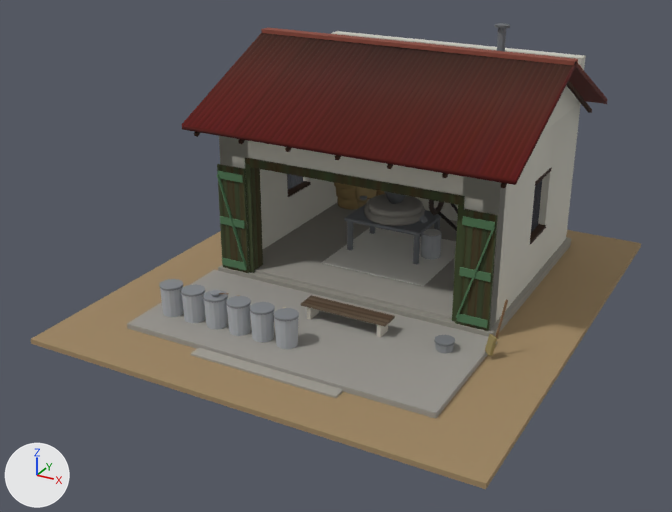
Renders of the glTF model public/assets/models/atta_chakki_v2.glb from each side of a commit.
The view is the same before and after, from a 50 mm camera at (7.91, -14.91, 8.45) aimed at (-0.27, -0.04, 1.01). Arrows for +X, +Y and +Z are at lower left; the lights stay in place. The picture after the commit comes second. Where no turn or scale is listed for an object, it has been applied to the vertices. Vertices at exactly the same position are counted once.

In view in the first picture: 'hb_main', 'hb_metal', 'hb_props', 'hb_tin'.
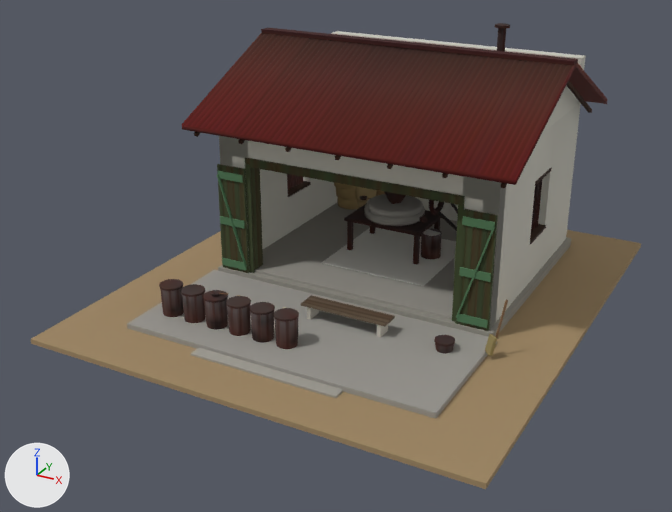
Pixel boxes (x1, y1, x2, y2) of what changed, in the pictures (672 x 512 px):
part 1 of me_bar, reshaped
    before: (345, 180, 542, 259)
    after: (344, 180, 542, 265)
part 2 of me_bar, reshaped
    before: (161, 288, 299, 348)
    after: (160, 287, 299, 349)
part 3 of me_bar, reshaped
    before: (291, 175, 303, 188)
    after: (287, 174, 303, 190)
part 4 of me_bar, reshaped (mostly hidden before)
    before: (497, 28, 499, 51)
    after: (261, 28, 578, 65)
part 5 of me_bar, recoloured
    both: (159, 23, 510, 354)

What the commit changed:
me_bar is used by ob_hb_metal; location (0.0, 0.85, 2.62); scale (3.45, 3.45, 3.45).
me_bar had 1211 vertices, 2178 faces and spanned x -1.0..1.0, y -0.95..0.95, z -0.76..0.76.
me_bar now has 5038 vertices, 9834 faces and spans x -1.0..1.0, y -0.95..0.95, z -0.76..0.76.
me_bar part 1: 33 vertices moved within x -0.32..0.83, y 0.29..0.65, z -0.69..-0.41; 1 vertex removed from x -0.32, y 0.66, z -0.49; 1710 vertices added at x -0.32..0.84, y 0.29..0.89, z -0.69..0.0.
me_bar part 2: 31 vertices moved within x -0.84..0.02, y -0.95..-0.82, z -0.73..-0.56; 1512 vertices added at x -0.84..0.03, y -0.95..-0.82, z -0.73..-0.56.
me_bar part 3: 8 vertices moved within x -0.83..-0.82, y 0.39..0.62, z -0.41; 336 vertices added at x -0.84..-0.82, y 0.39..0.62, z -0.41..-0.06.
me_bar part 4: 3 vertices moved within x 0.51, y 0.6..0.64, z 0.41..0.75; 270 vertices added at x -1.0..1.0, y 0.44..0.65, z 0.41..0.75.
me_bar part 5: 1233 kept faces spanning x -0.85..0.78, y -0.95..0.95, z -0.76..0.76 get new vertex colours.
